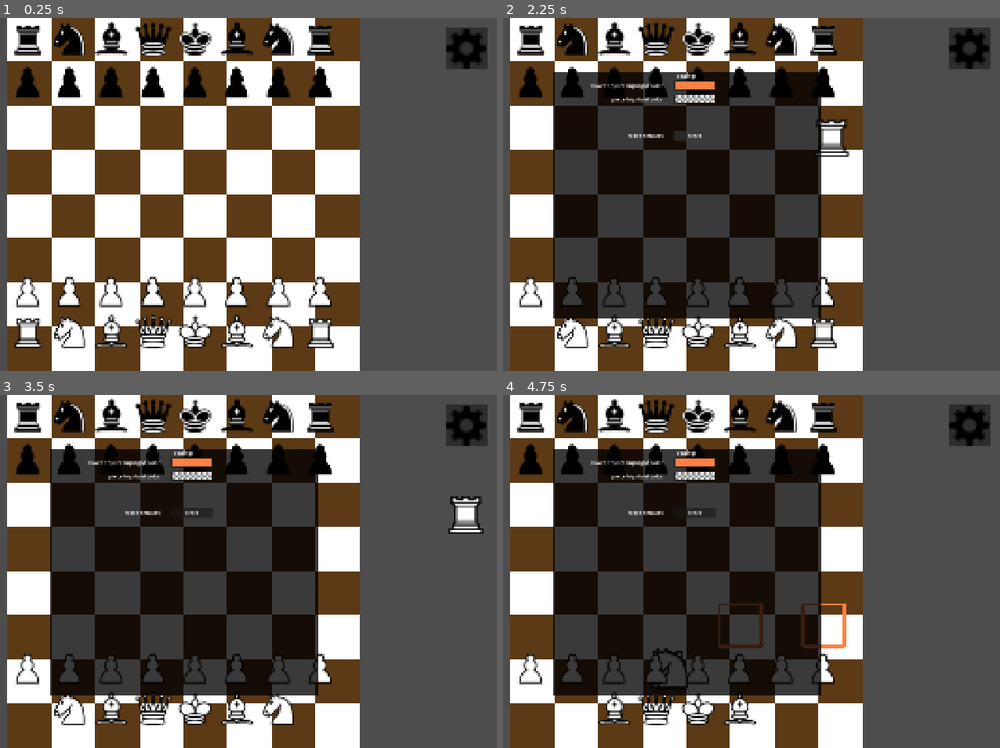
Above: before the commit, frames 1-4 (two rows, left to right).
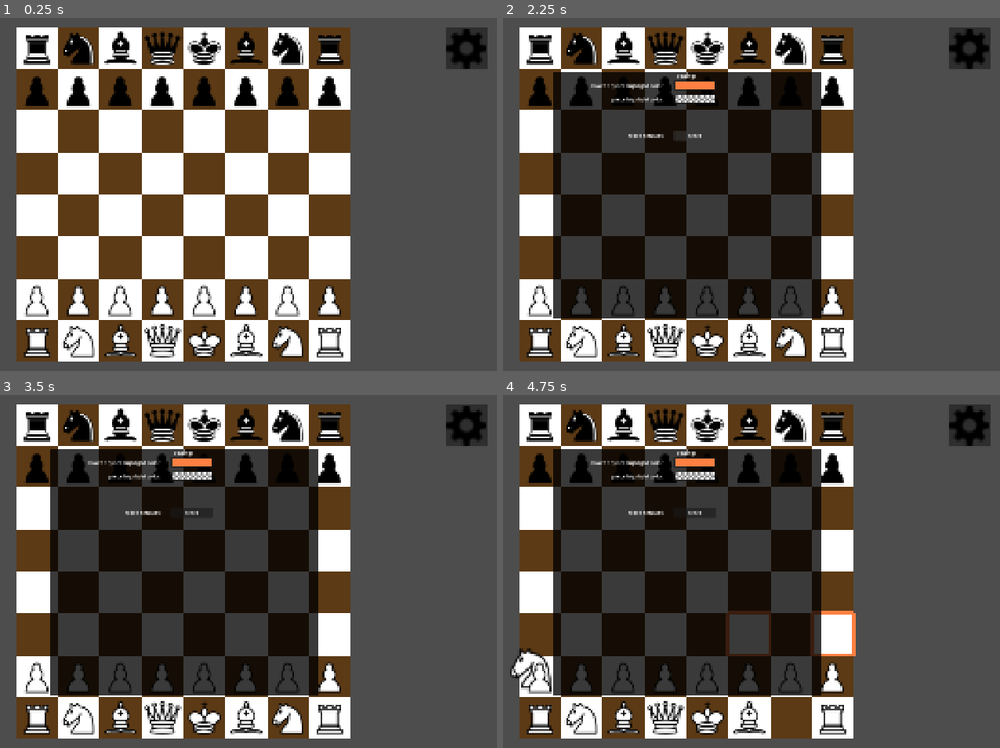
Above: after the commit, the same moments.

Repository: telamonian/chess_2d
Game: Godot game, scene res://game/game_2d.tscn
Same seed, same stepped clock (60 frames per second), same inputs: the game is played once before the commit and once after it.
Inputs (mouse positions are in pixels of both pictures, inside the frame that each line leads up to):
- Up to frame 1 (0.25 s): no input
- Up to frame 2 (2.25 s): tap Enter at 0.5 s; drag from (532, 332) to (826, 332) at 0.52 s; click (970, 49) at 1.25 s; click "reset" at 2 s
- Up to frame 3 (3.5 s): drag from (323, 709) to (328, 511) at 2.77 s
- Up to frame 4 (4.75 s): move the mouse to (572, 709) at 3.52 s; click (572, 709) at 3.67 s; drag from (781, 709) to (532, 666) at 4.27 s

The runs differ from the first frame. In frame 1, 28% of the frame differs, in the area x 1-73%, y 0-100%; in frame 2, 27%; in frame 3, 27%; in frame 4, 27%.

Commit message:
simplified layout, fixed placement of pieces, fx, etc on board. Still can't actually move pieces

Diff:
--- a/game/board/board_2d.gd
+++ b/game/board/board_2d.gd
@@ -16,8 +16,8 @@
 func grid_to_local(grid_pos: Vector2i) -> Vector2:
   return tmlayer.grid_to_local(grid_pos)
 
-#func grid_to_global(grid_pos: Vector2i) -> Vector2:
-  #return tmlayer.grid_to_global(grid_pos)
+func grid_to_global(grid_pos: Vector2i) -> Vector2:
+  return tmlayer.grid_to_global(grid_pos)
 
 func global_to_grid(global_pos: Vector2) -> Vector2i:
   return tmlayer.global_to_grid(global_pos)
--- a/game/board/board_tmlayer.gd
+++ b/game/board/board_tmlayer.gd
@@ -26,9 +26,9 @@
   var row_rev_grid_pos = Vector2i(grid_pos.x, ROWS - 1 - grid_pos.y)
   return map_to_local(row_rev_grid_pos)
 
-#func grid_to_global(grid_pos: Vector2i) -> Vector2:
-  #var row_rev_grid_pos = Vector2i(grid_pos.x, ROWS - 1 - grid_pos.y)
-  #return to_global(map_to_local(row_rev_grid_pos))
+func grid_to_global(grid_pos: Vector2i) -> Vector2:
+  var row_rev_grid_pos = Vector2i(grid_pos.x, ROWS - 1 - grid_pos.y)
+  return to_global(map_to_local(row_rev_grid_pos))
 
 func global_to_grid(global_pos: Vector2) -> Vector2i:
   var row_rev_grid_pos = local_to_map(to_local(global_pos))
--- a/game/game_2d.tscn
+++ b/game/game_2d.tscn
@@ -1,6 +1,5 @@
 [gd_scene format=3 uid="uid://eviytf37l6wg"]
 
-[ext_resource type="Script" uid="uid://jx7y2r5w6huc" path="res://game/layout_board_controller.gd" id="1_hm8fi"]
 [ext_resource type="PackedScene" uid="uid://cgg65ymwya6wq" path="res://game/board/board_2d.tscn" id="1_kt5uc"]
 [ext_resource type="Script" uid="uid://5u734353clku" path="res://game/game_2d.gd" id="1_luvuv"]
 [ext_resource type="Script" uid="uid://c7gdqb78i37ci" path="res://game/piece_2d_manager.gd" id="2_w264a"]
@@ -11,35 +10,28 @@
 [node name="Layout" type="CanvasLayer" unique_id=49723144]
 
 [node name="AspectRatioContainer" type="AspectRatioContainer" parent="." unique_id=1869626150]
-anchors_preset = 15
+anchors_preset = -1
+anchor_top = 0.026
 anchor_right = 1.0
-anchor_bottom = 1.0
+anchor_bottom = 0.974
 grow_horizontal = 2
 grow_vertical = 2
 size_flags_horizontal = 3
 size_flags_vertical = 3
 
-[node name="LayoutBoardController" type="Control" parent="AspectRatioContainer" unique_id=204948682]
-layout_mode = 2
-mouse_filter = 1
-script = ExtResource("1_hm8fi")
-
-[node name="Game_2d" type="Node2D" parent="AspectRatioContainer/LayoutBoardController" unique_id=379377748]
+[node name="Game_2d" type="Node2D" parent="AspectRatioContainer" unique_id=379377748]
 z_index = 100
+position = Vector2(448.08005, 0)
 script = ExtResource("1_luvuv")
 
-[node name="Piece_2d_Manager" type="Node2D" parent="AspectRatioContainer/LayoutBoardController/Game_2d" unique_id=1894398604]
+[node name="Piece_2d_Manager" type="Node2D" parent="AspectRatioContainer/Game_2d" unique_id=1894398604]
 script = ExtResource("2_w264a")
 
-[node name="Player_2d_Manager" type="Node2D" parent="AspectRatioContainer/LayoutBoardController/Game_2d" unique_id=1434546514]
+[node name="Player_2d_Manager" type="Node2D" parent="AspectRatioContainer/Game_2d" unique_id=1434546514]
 script = ExtResource("4_bd2yl")
 
-[node name="Board_2d" parent="AspectRatioContainer/LayoutBoardController/Game_2d" unique_id=1460689862 instance=ExtResource("1_kt5uc")]
+[node name="Board_2d" parent="AspectRatioContainer/Game_2d" unique_id=1460689862 instance=ExtResource("1_kt5uc")]
 z_index = -1
-
-[node name="AspectRatioContainer" type="AspectRatioContainer" parent="AspectRatioContainer" unique_id=35078426]
-layout_mode = 2
-size_flags_stretch_ratio = 0.1
 
 [node name="Settings_Button" type="Button" parent="." unique_id=80259810]
 anchors_preset = 1
--- a/game/layout_board_controller.gd
+++ b/game/layout_board_controller.gd
@@ -1,14 +1,18 @@
 extends Control
 
-@onready var tmlayer = $Game_2d/Board_2d/TileMapLayer
-
-# Called when the node enters the scene tree for the first time.
-func _ready() -> void:
-  item_rect_changed.connect(_update_tmlayer)
-
-func _update_tmlayer():
-  tmlayer.global_position = global_position
-
-  var base_width = 8.0*128.0
-  var new_scale = size.x / base_width
-  tmlayer.scale = Vector2(new_scale, new_scale)
+#@onready var tmlayer = $Game_2d/Board_2d/TileMapLayer
+#@onready var piece_man = $Game_2d/Piece_2d_Manager
+#
+## Called when the node enters the scene tree for the first time.
+#func _ready() -> void:
+  #_update_tmlayer()
+  #item_rect_changed.connect(_update_tmlayer)
+#
+#func _update_tmlayer():
+  #tmlayer.global_position = global_position
+#
+  #var base_width = 8.0*128.0
+  #var new_scale = size.x / base_width
+  #tmlayer.scale = Vector2(new_scale, new_scale)
+#
+  #piece_man.redraw()
--- a/game/piece/piece_2d.gd
+++ b/game/piece/piece_2d.gd
@@ -77,7 +77,7 @@
 
 func _process(delta: float) -> void:
   if is_dragged:
-    position = get_global_mouse_position()
+    position = get_parent().get_parent().to_local(get_global_mouse_position())
 
 func _on_input_event(viewport: Node, event: InputEvent, shape_idx: int) -> void:
   if event is InputEventMouseButton and event.button_index == MOUSE_BUTTON_LEFT:
--- a/game/piece_2d_manager.gd
+++ b/game/piece_2d_manager.gd
@@ -7,6 +7,10 @@
 var pieces: Dictionary[Vector2i, Piece2D] = {}
 
 @onready var game = get_parent()
+
+func redraw():
+  for piece in pieces.values():
+    piece.move(game.board.grid_to_local(piece.grid_position))
 
 func move_piece(grid_pos: Vector2i, new_grid_pos: Vector2i) -> void:
   var piece: Piece2D = pieces[grid_pos]
@@ -18,8 +22,9 @@
       remove_piece(new_grid_pos)
 
     pieces.erase(grid_pos)
-    piece.move(game.board.grid_to_local(new_grid_pos))
     pieces[new_grid_pos] = piece
+
+  piece.move(game.board.grid_to_local(new_grid_pos))
 
 func promote_piece(grid_pos: Vector2i, new_type: Enum.Ptype):
   var piece: Piece2D = pieces[grid_pos]
